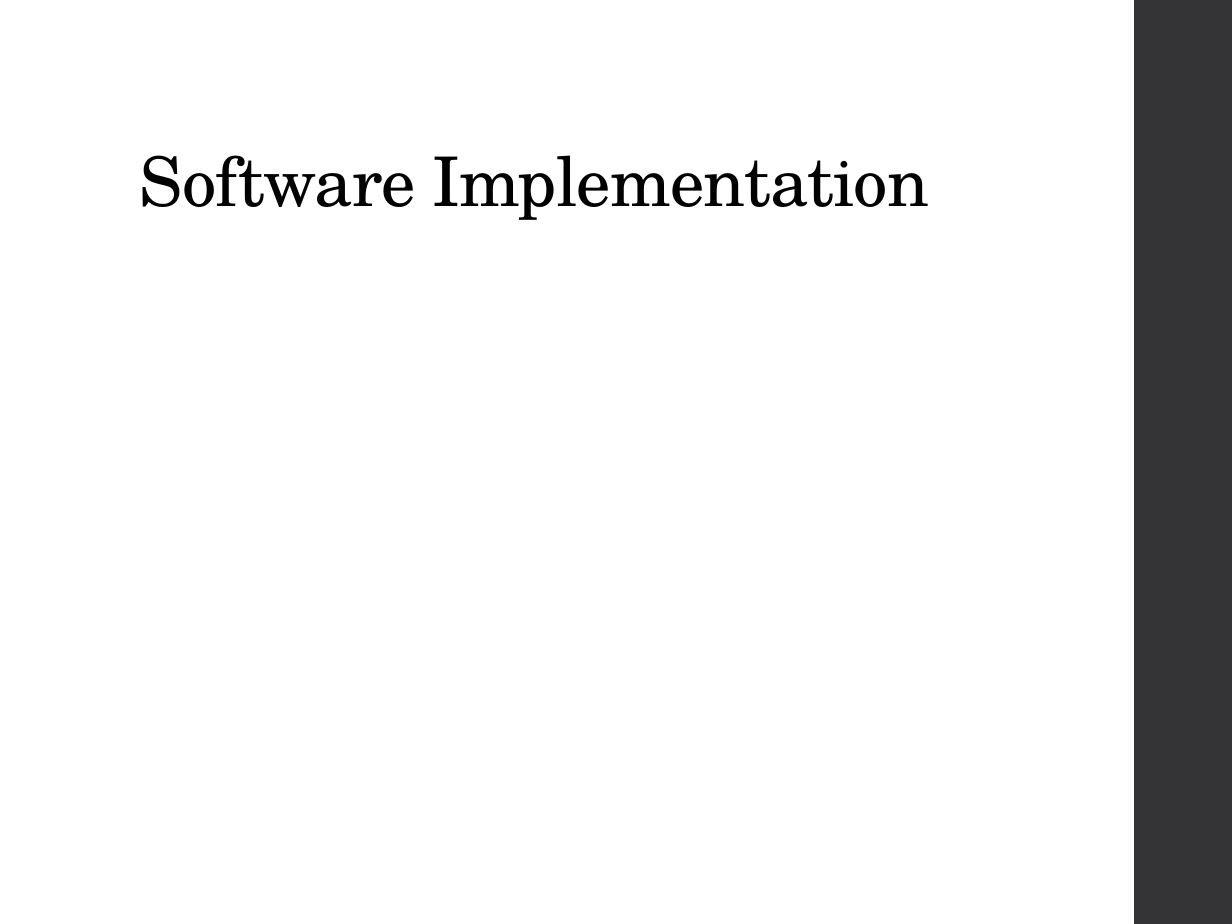
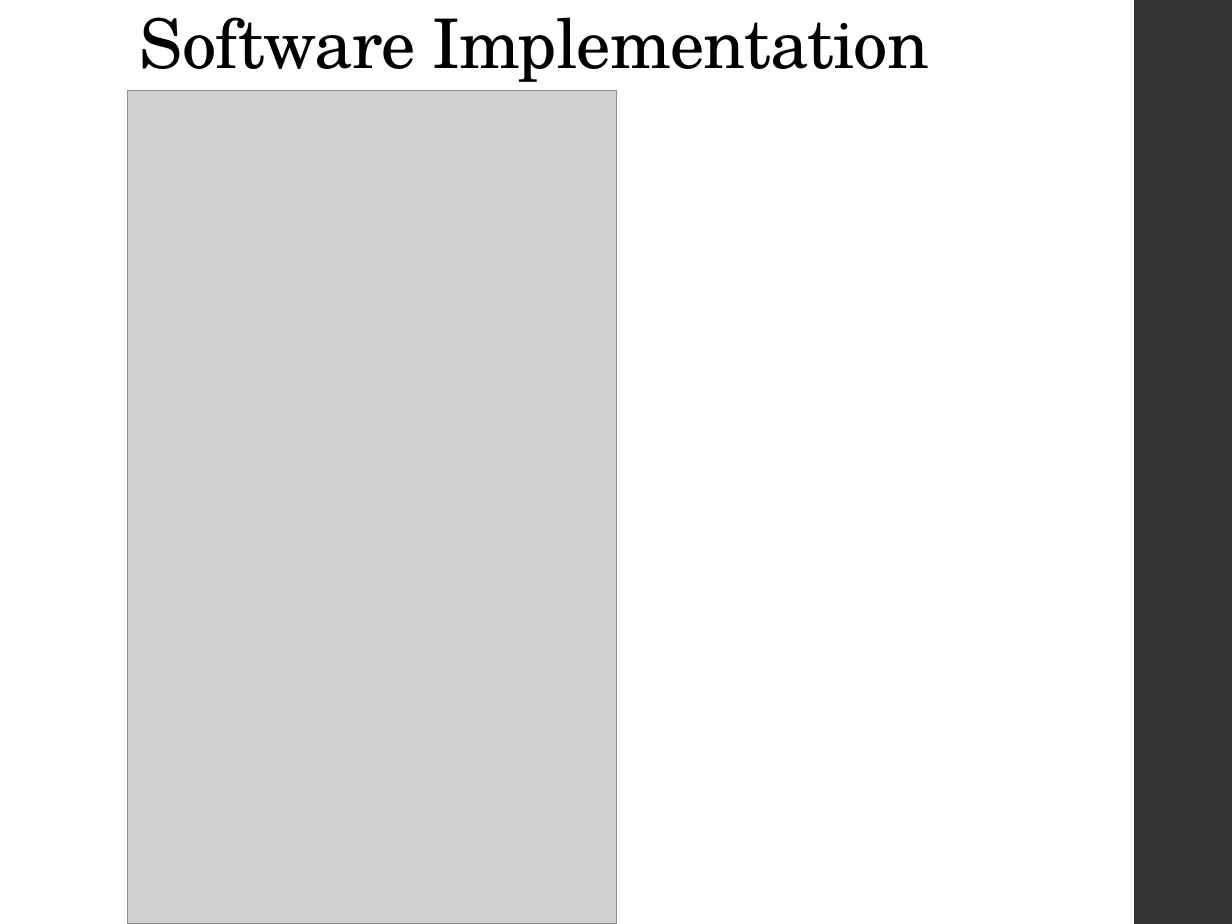
Before and after one commit to aflyingcougar/elc-4438-wah-pedal, a slide deck: slide 11 of Presentation/Final Presentation.pptx. Drawn at 1232x924 pixels with LibreOffice and Linux fonts; fonts in the diff are those of the drawing; grey boxes stand for pictures. Boxes give left, top, right and bottom in pixels: in the first picture for what was removed or moved away, otherwise in the second. Text is boxed around its words. In the diff, an @@ line names an element or a change of style, - is before the commit and + after.

```diff
--- a/Presentation/Final Presentation.pptx
+++ b/Presentation/Final Presentation.pptx
@@ title "Software Implementation" moved from (x1=140, y1=155, x2=929, y2=220) to (x1=140, y1=17, x2=929, y2=82) @@
@@ picture added at (x1=127, y1=91, x2=616, y2=924) @@
```
Also in this commit, not shown: 6 other slides changed, 4 slides added, 3 slides removed, 6 other files.
